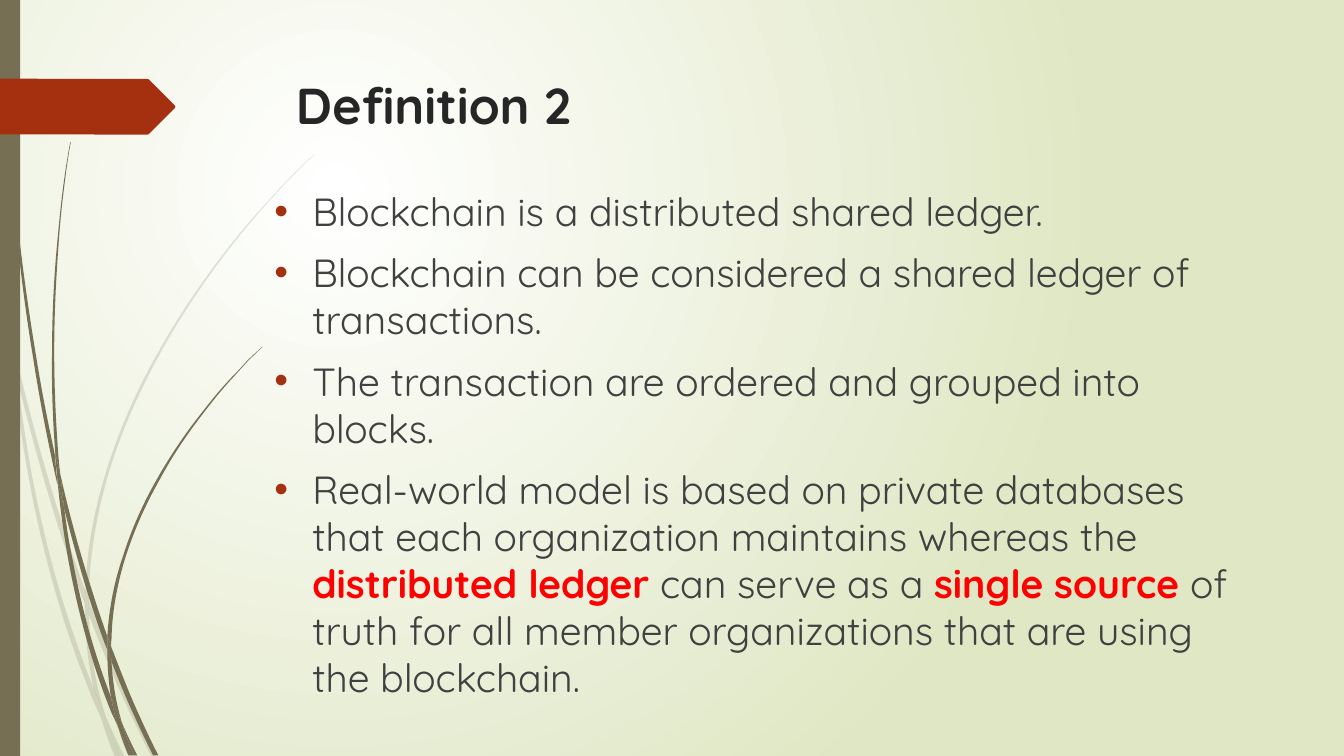
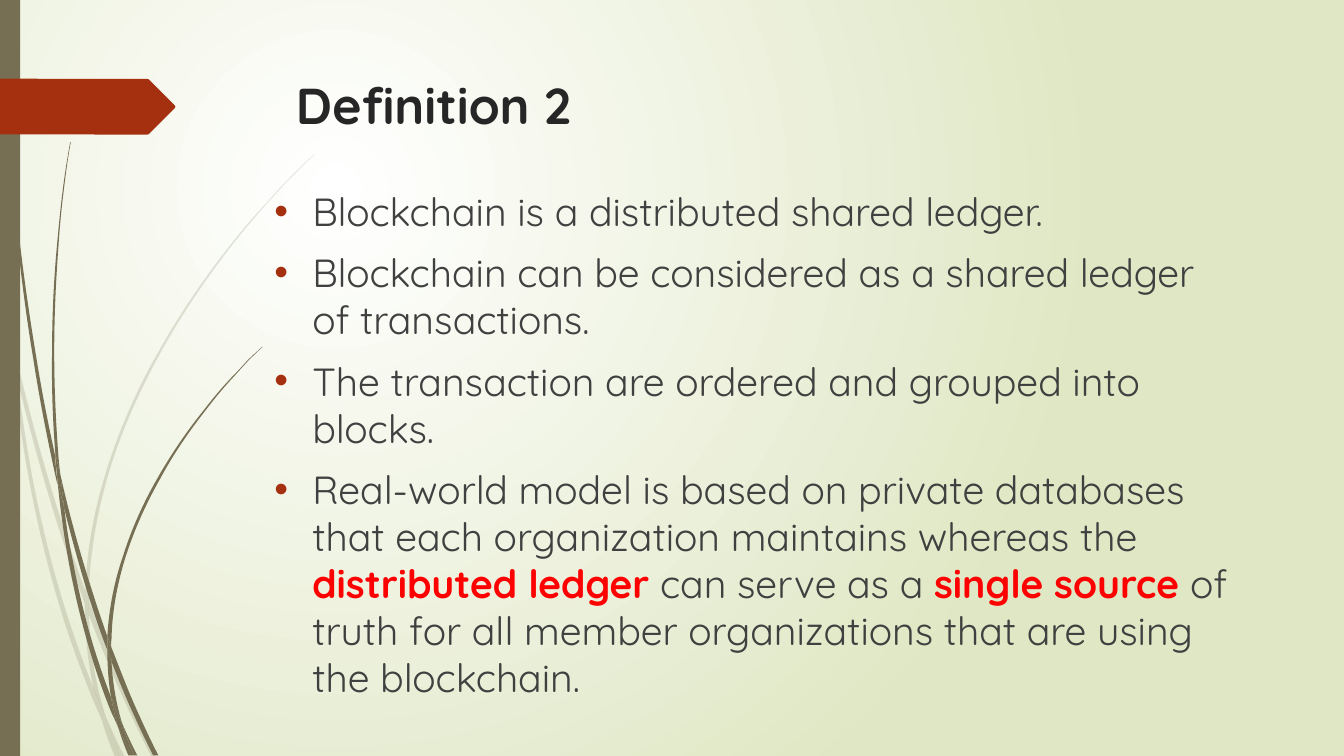
Before and after one commit to sarangparikh22/nmit-blockchain, a slide deck: slide 68 of Distributed Systems 101/Unit1_ppt.pptx. Drawn at 1344x756 pixels with LibreOffice and Linux fonts; fonts in the diff are those of the drawing. Boxes give left, top, right and bottom in pixels: in the first picture for what was removed or moved away, otherwise in the second. Text is boxed around its words. In the diff, an @@ line names an element or a change of style, - is before the commit and + after.

Commit message:
Blockchain Introduction

```diff
--- a/Distributed Systems 101/Unit1_ppt.pptx
+++ b/Distributed Systems 101/Unit1_ppt.pptx
@@ text at (312, 258, 1194, 335): text changed @@
-• Blockchain can be considered a shared ledger of transactions.
+• Blockchain can be considered as a shared ledger of transactions.
```
Also in this commit, not shown: 1 other slide changed, 30 slides added.
